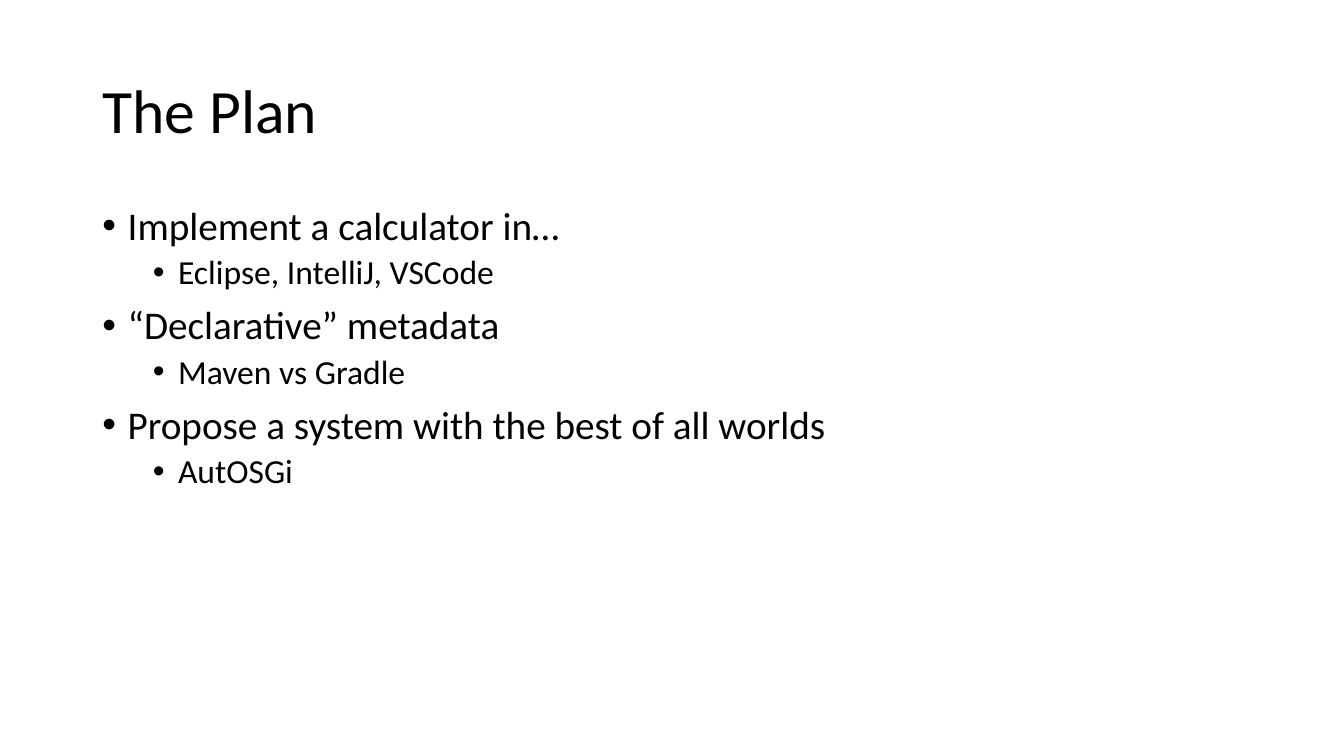
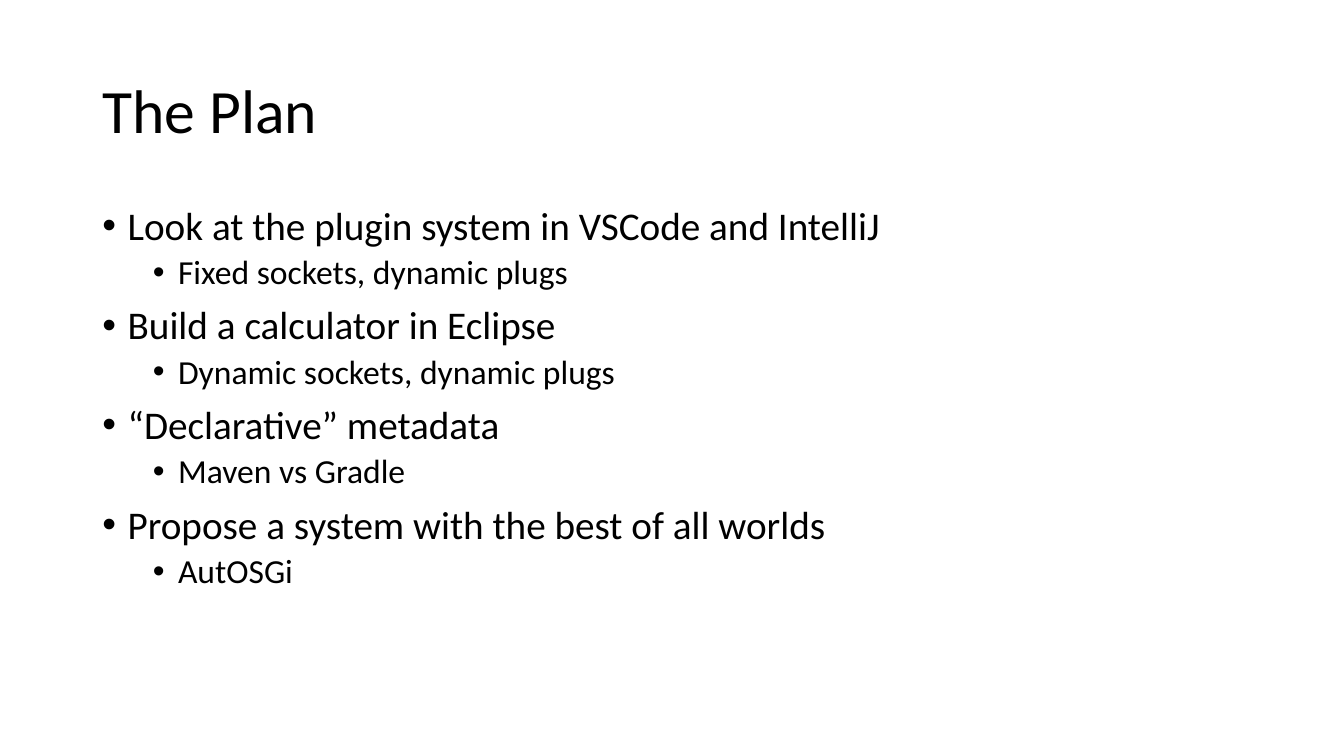
Before and after one commit to diffplug/sockets-and-plugs, a slide deck: slide 5 of Socket and Plugs.pptx. Drawn at 1344x756 pixels with LibreOffice and Linux fonts; fonts in the diff are those of the drawing. Boxes give left, top, right and bottom in pixels: in the first picture for what was removed or moved away, otherwise in the second. Text is boxed around its words. In the diff, an @@ line names an element or a change of style, - is before the commit and + after.

Commit message:
Added VSCode example.

```diff
--- a/Socket and Plugs.pptx
+++ b/Socket and Plugs.pptx
@@ text at [128, 212, 880, 390]: text changed @@
-• Implement a calculator in…
-  • Eclipse, IntelliJ, VSCode
+• Look at the plugin system in VSCode and IntelliJ
+  • Fixed sockets, dynamic plugs
+• Build a calculator in Eclipse
+  • Dynamic sockets, dynamic plugs
```
Also in this commit, not shown: 2 other slides changed, 9 slides added, 11 other files.
